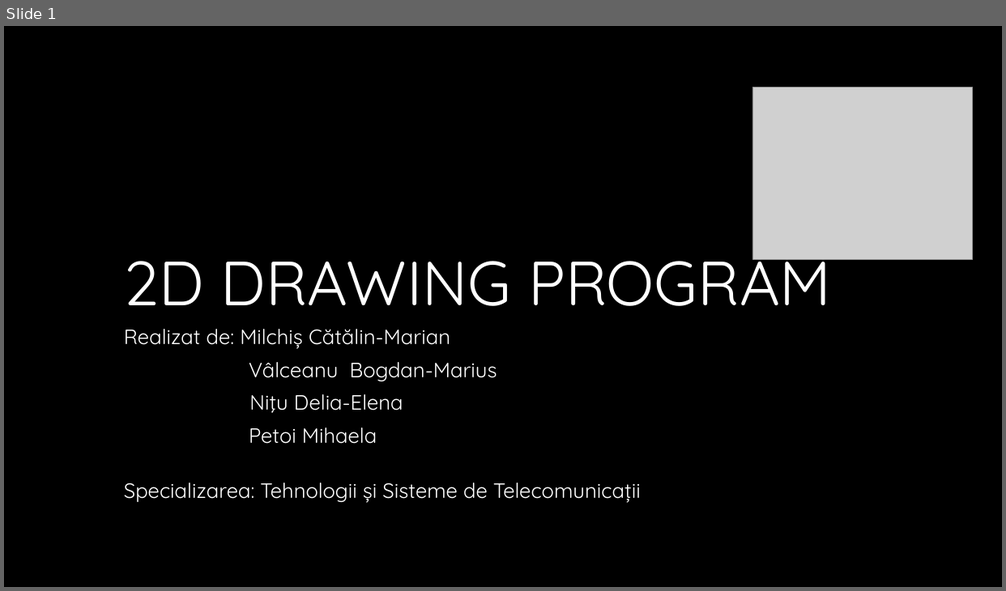
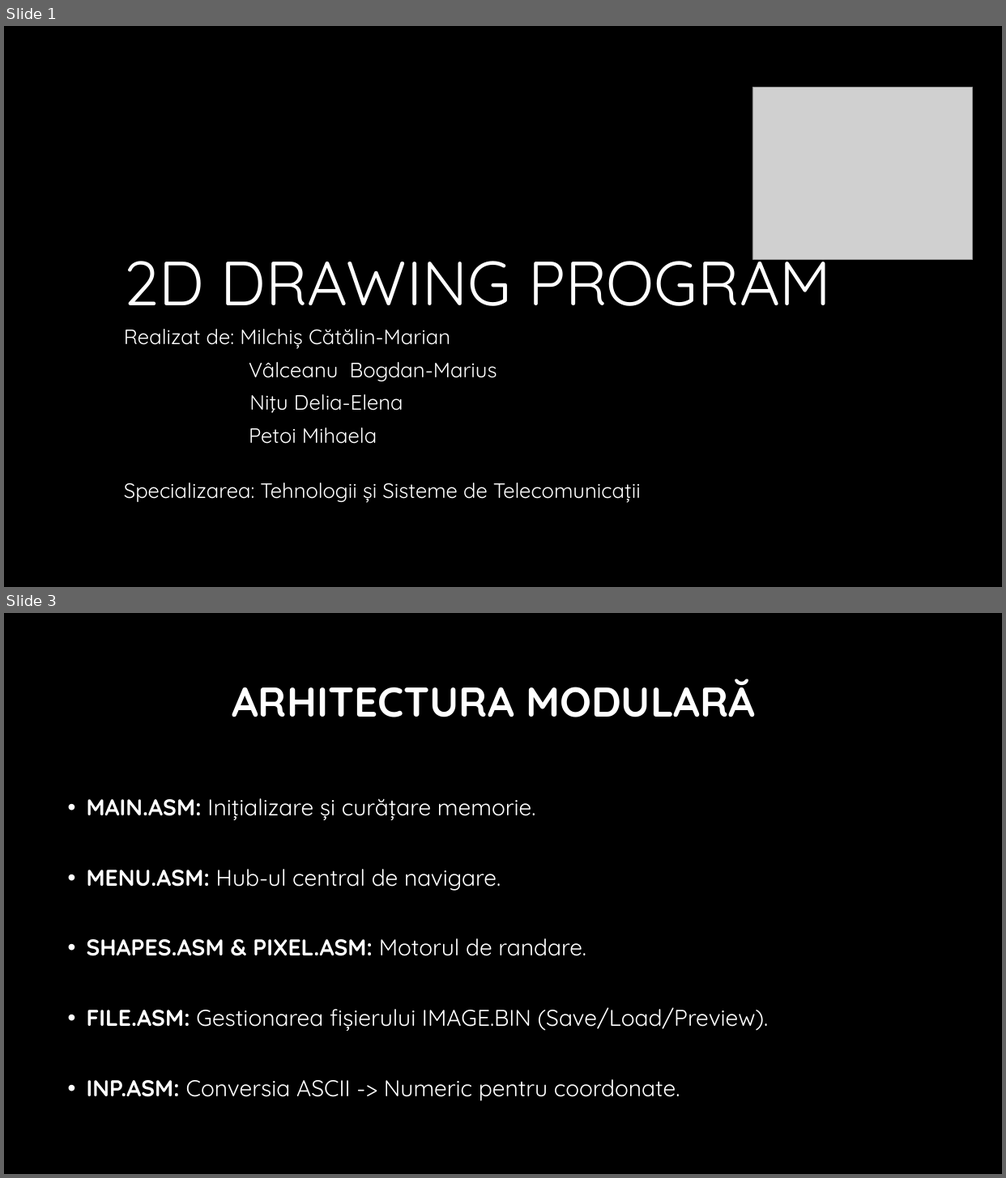
Before and after one commit to DarkSoulEngineer/DOS-X_ASM, a slide deck: docs/Proiect_Mic.pptx. Shown one above the other, each under a label of ours: slide 1 before the commit, slides 1 and 3 after it; the slides between them are not shown. The pictures are 1006x591 and 1006x1178 pixels, drawn with LibreOffice and Linux fonts; fonts in the diff are those of the drawing; grey boxes stand for pictures; background and template pictures are left out. Boxes give left, top, right and bottom in pixels: in the first picture for what was removed or moved away, otherwise in the second. Text is boxed around its words. In the diff, an @@ line names an element or a change of style, - is before the commit and + after.

```diff
--- a/docs/Proiect_Mic.pptx
+++ b/docs/Proiect_Mic.pptx
@@ slide 3 added at box(4, 613, 1002, 1174), background #000000 @@
@@ title added at box(232, 679, 755, 717), 40 pt, text #FFFFFF, bold @@
+ARHITECTURA MODULARĂ
@@ text added at box(87, 798, 768, 1101), 22 pt, text #FFFFFF @@
+• MAIN.ASM: Inițializare și curățare memorie.
+• MENU.ASM: Hub-ul central de navigare.
+• SHAPES.ASM & PIXEL.ASM: Motorul de randare.
+• FILE.ASM: Gestionarea fișierului IMAGE.BIN (Save/Load/Preview).
+• INP.ASM: Conversia ASCII -> Numeric pentru coordonate.
```
Also in this commit, not shown: 2 slides changed, 3 other slides added, 2 slides removed, 11 other files.
